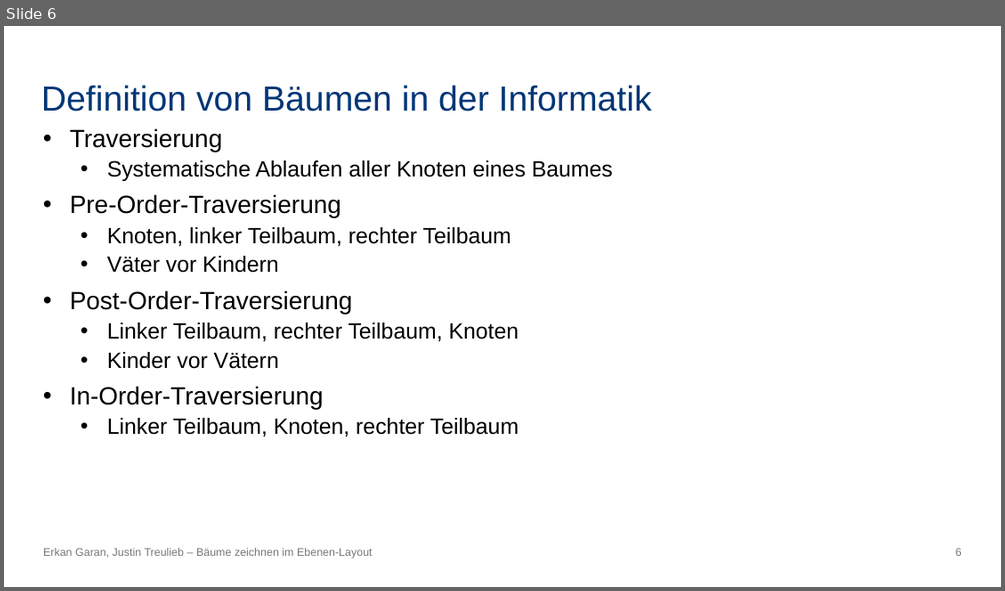
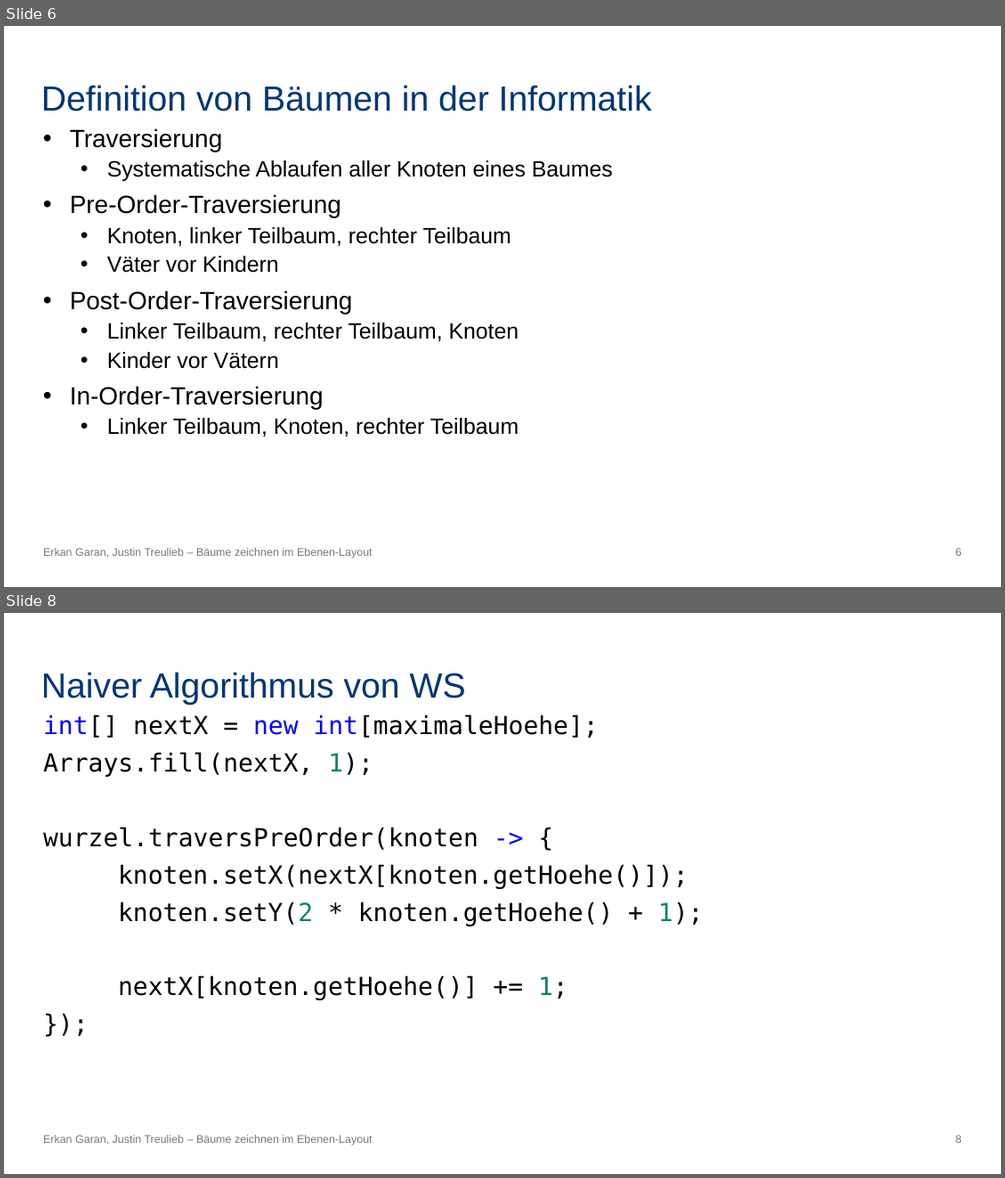
Before and after one commit to erkangrn/Praxsiprojekt, a slide deck: Powerpoint/Bäume zeichnen im Ebenen-Layout.pptx. Shown one above the other, each under a label of ours: slide 6 before the commit, slides 6 and 8 after it; the slides between them are not shown. The pictures are 1005x591 and 1005x1178 pixels, drawn with LibreOffice and Linux fonts; fonts in the diff are those of the drawing. Boxes give left, top, right and bottom in pixels: in the first picture for what was removed or moved away, otherwise in the second. Text is boxed around its words. In the diff, an @@ line names an element or a change of style, - is before the commit and + after.

```diff
--- a/Powerpoint/Bäume zeichnen im Ebenen-Layout.pptx
+++ b/Powerpoint/Bäume zeichnen im Ebenen-Layout.pptx
@@ slide 8 added at box(4, 613, 1001, 1174), background #FFFFFF; not listed: 1 template element that a slide beside it also shows @@
@@ title added at box(41, 672, 466, 705), 25.2 pt, text #003677 @@
+Naiver Algorithmus von WS
@@ text added at box(43, 714, 704, 1000), 18 pt, text #000000 @@
+int[] nextX = new int[maximaleHoehe];
+Arrays.fill(nextX, 1);
+wurzel.traversPreOrder(knoten -> {
+knoten.setX(nextX[knoten.getHoehe()]);
+knoten.setY(2 * knoten.getHoehe() + 1);
+nextX[knoten.getHoehe()] += 1;
+});
@@ text added at box(43, 1135, 372, 1145), 8 pt, text #777776 @@
+Erkan Garan, Justin Treulieb – Bäume zeichnen im Ebenen-Layout
```
Also in this commit, not shown: 19 other slides added.
